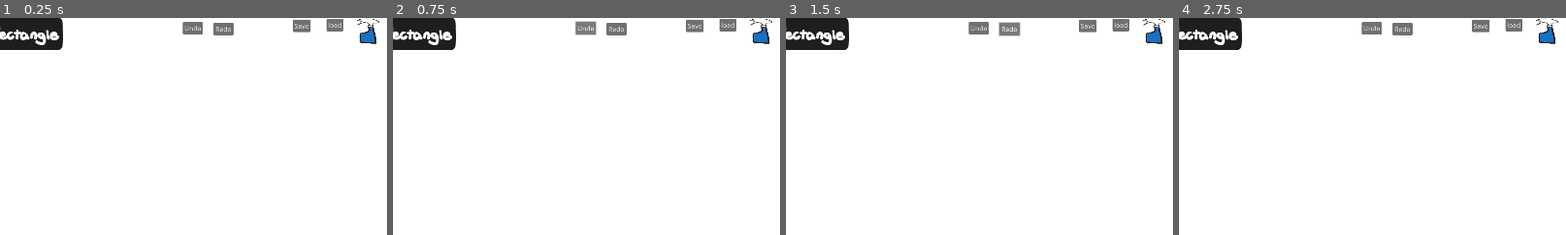
Above: before the commit, frames 1-4 (left to right).
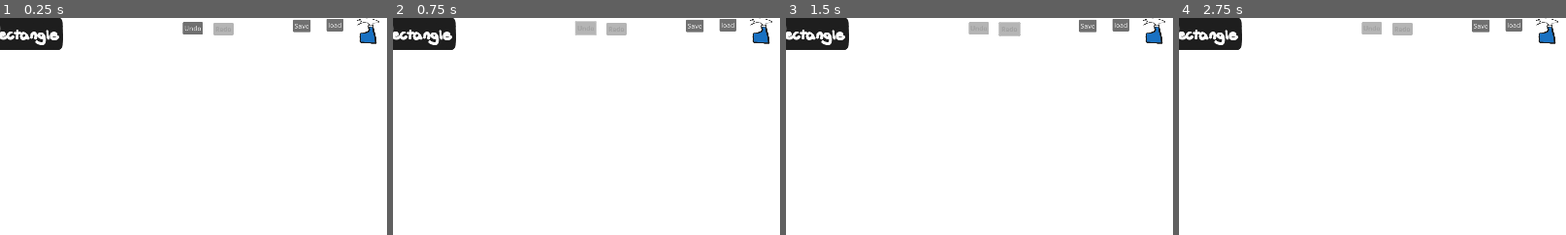
Above: after the commit, the same moments.

Repository: boardshapes/whiteboard
Game: Godot game, scene res://node_2d.tscn
Same seed, same stepped clock (60 frames per second), same inputs: the game is played once before the commit and once after it.
Inputs (mouse positions are % of the whole screen's width and height, from its top left):
- Up to frame 1 (0.25 s): no input
- Up to frame 2 (0.75 s): click "Undo" at 0.5 s
- Up to frame 3 (1.5 s): click (79, 3) at 1.25 s, where only the run before the commit has a clickable "Redo"
- Up to frame 4 (2.75 s): click (4, 2) at 2 s
The pictures show only the part of the screen within x 50-100%, y 0-50%; the shares and areas given below are measured in that part.

The runs differ from the first frame. In frame 1, 0.3% of the frame differs, in the area x 55-61%, y 2-9%; in frame 2, 0.6%; in frame 3, 0.6%, in the area x 47-61%, y 1-9%; in frame 4, 0.6%.

Commit message:
limited undo's
Limited to 25 undo's and buttons get greyed out when you cant use em

Diff:
--- a/whiteboard/node_2d.gd
+++ b/whiteboard/node_2d.gd
@@ -2,6 +2,9 @@
 
 @onready var pick_image_file_dialog = $"../LoadImage"
 @onready var pick_save_location_dialog = $"../SaveDialog"
+@onready var undo_button = get_node("../../../ButtonsViewport/SubViewport/undo")
+@onready var redo_button = get_node("../../../ButtonsViewport/SubViewport/redo")
+@onready var rect_button = get_node("../../../ButtonsViewport/SubViewport/RectButton")
 var color: Color = Color.BLACK
 var brush_size: float = 50.0
 var strokes: Array = []
@@ -21,6 +24,10 @@
 var history : Array = []
 var undo_index = 0
 
+func button_updates():
+	undo_button.disabled = (undo_index == 0)
+	redo_button.disabled = (undo_index == history.size()-1)
+
 func _ready():
 	# Set default directory and filename for the save
 	pick_save_location_dialog.current_file = "save.png"
@@ -28,6 +35,7 @@
 	pick_save_location_dialog.access = FileDialog.ACCESS_FILESYSTEM
 	pick_save_location_dialog.filters = ["*.png,*.jpeg,*.jpg ; Image Files"]
 	history.append(default_bg) #init the undo history
+	redo_button.disabled = true
 
 func flatten() -> void:
 	await RenderingServer.frame_post_draw
@@ -35,17 +43,20 @@
 	bg = ImageTexture.create_from_image(img)
 	while undo_index<history.size()-1: # if you draw after undo, clear the other stuff
 		history.pop_back()
-	history.append(bg) # todo: limit to history, maybe 50 at MOST (dont make fun of me for todo's)
-	undo_index += 1
+	history.append(bg)
+	if history.size()>25: # limit to 25 elements for now
+		print(history)
+		history.remove_at(0)
+		print(history)
+	else:
+		undo_index += 1
+	button_updates()
 	queue_redraw()
 
 func _process(delta: float) -> void:
 	mouse_pos = get_global_mouse_position()
 
 func _input(event: InputEvent) -> void:
-	print("~~~~~~")
-	print(undo_index)
-	print(history.size()-1)
 	if drawable:
 		if event is InputEventMouseButton:
 			if event.button_index == MOUSE_BUTTON_LEFT:
@@ -84,7 +95,6 @@
 	queue_redraw()
 
 func _draw() -> void:
-	#print(len(strokes))
 	var rect
 	var pos = Vector2(0,0)
 
@@ -106,7 +116,6 @@
 
 	if not has_last_pos:
 		strokes.clear()
-
 
 func _on_load_pressed() -> void: #bring up dialog box
 	pick_image_file_dialog.show()
@@ -133,12 +142,14 @@
 	if undo_index > 0:
 		undo_index -= 1
 	bg = history[undo_index]
+	button_updates()
 	queue_redraw()
 
 func _on_redo_pressed() -> void:
 	if undo_index < history.size()-1:
 		undo_index += 1
 	bg = history[undo_index]
+	button_updates()
 	queue_redraw()
 
 func _on_control_mouse_entered() -> void:
